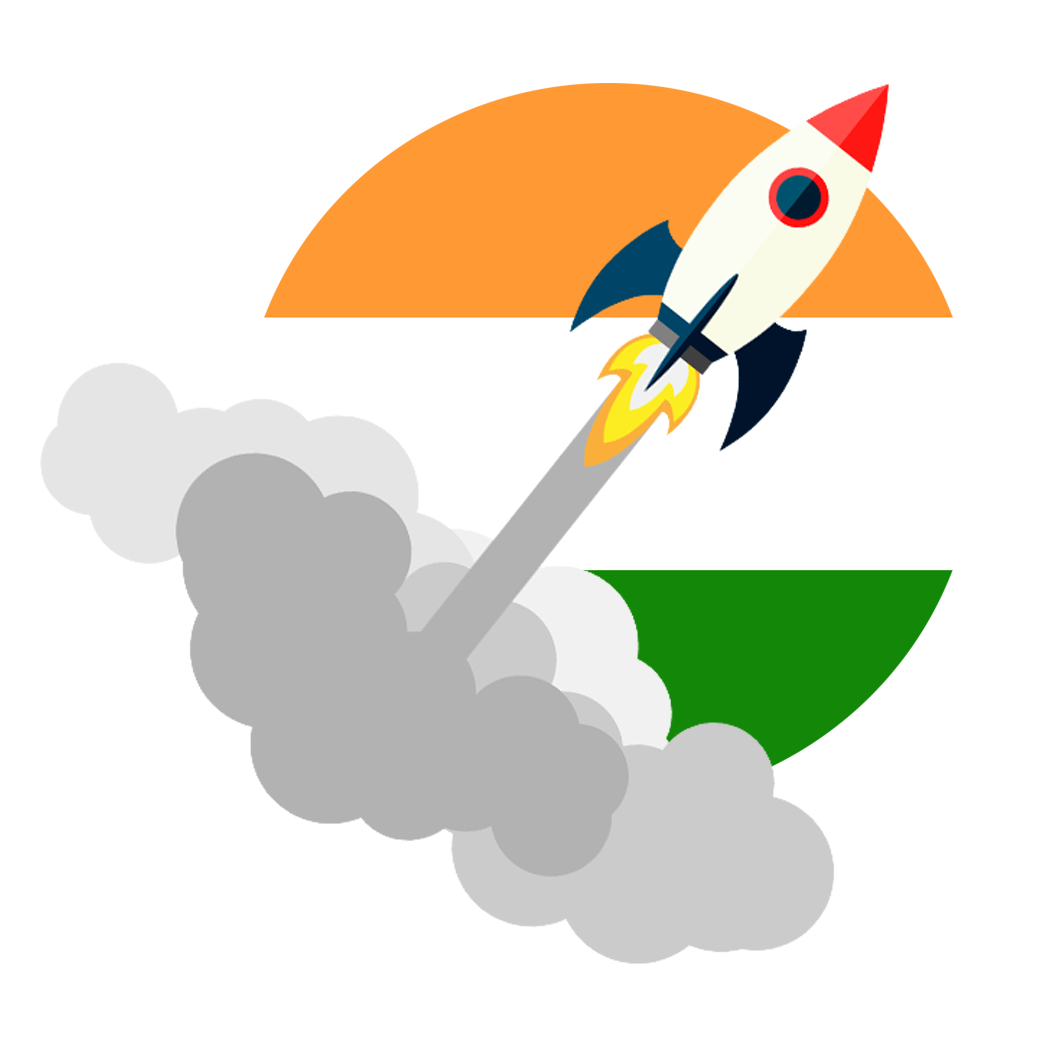
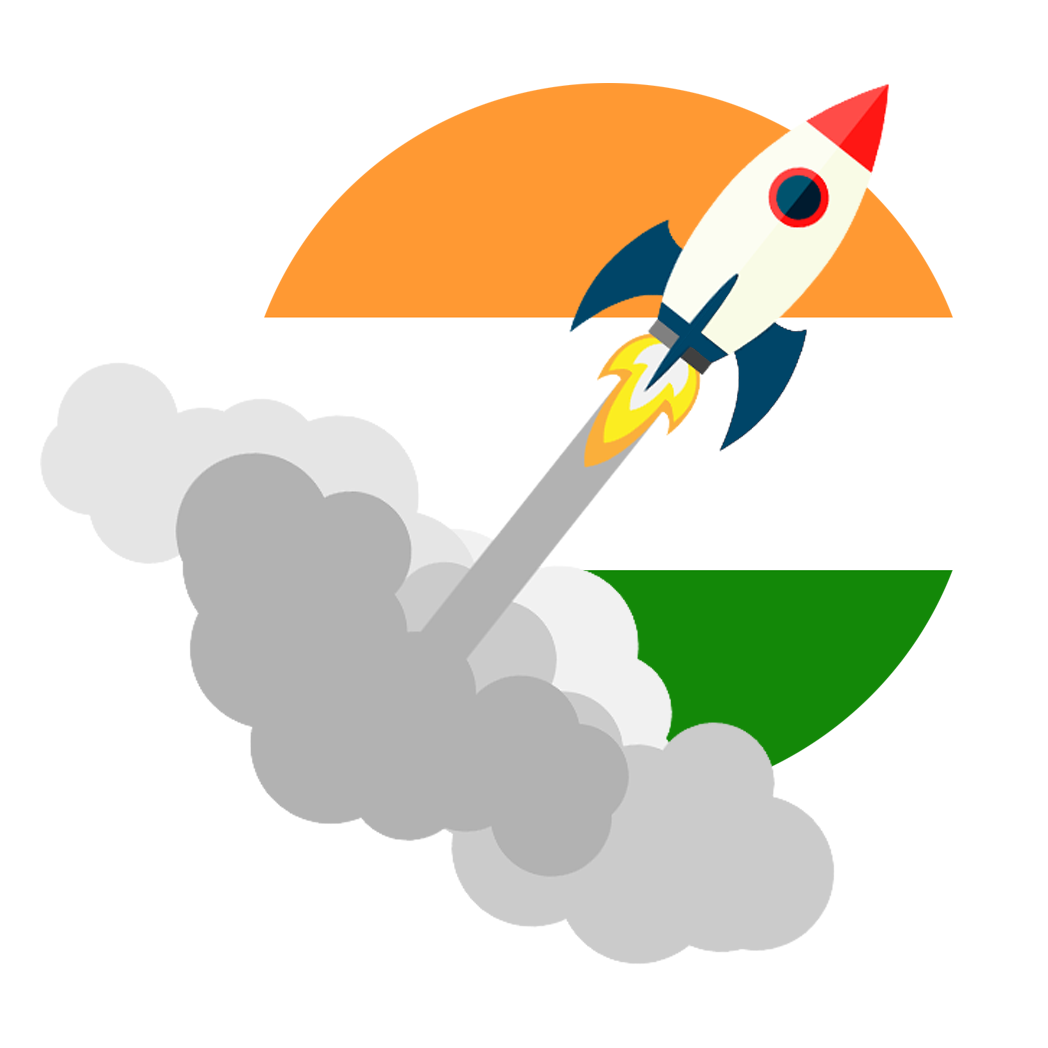
Layered file, before and after one edit (1048×1048). Changes by layer:
painted on "Rcoket diagram" over [648, 275, 806, 450]
